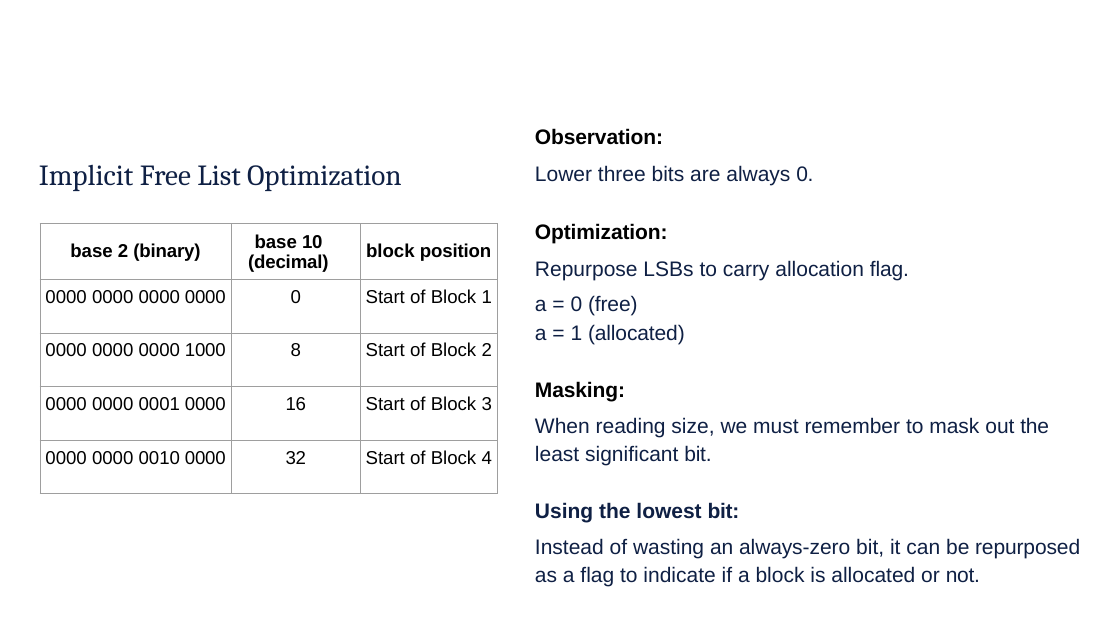
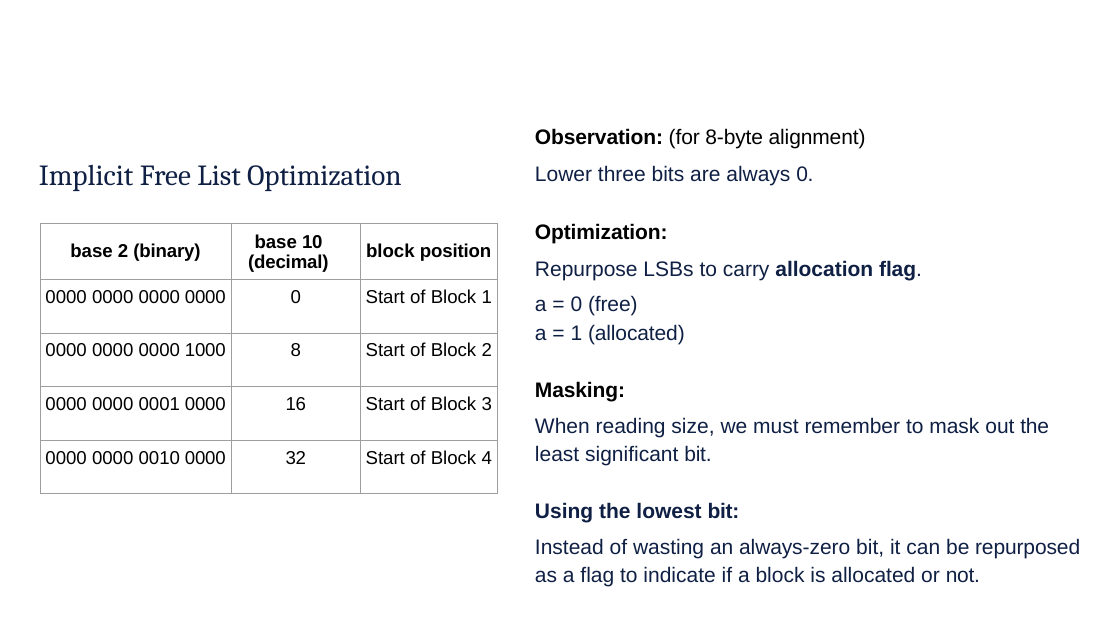
Before and after one commit to rbjohns8/CSC362-Spring-2026, a slide deck: slide 10 of Lecture Slides/16 - Free Block Management.pptx. Drawn at 1120x630 pixels with LibreOffice and Linux fonts; fonts in the diff are those of the drawing; background and template pictures are left out. Boxes give left, top, right and bottom in pixels: in the first picture for what was removed or moved away, otherwise in the second. Text is boxed around its words. In the diff, an @@ line names an element or a change of style, - is before the commit and + after.

```diff
--- a/Lecture Slides/16 - Free Block Management.pptx
+++ b/Lecture Slides/16 - Free Block Management.pptx
@@ text at [535,128,866,149]: text changed; bold off @@
-Observation:
+Observation: (for 8-byte alignment)
@@ text at [535,260,922,280]: bold on in "allocation flag." @@
```
Also in this commit, not shown: 3 other slides changed.
